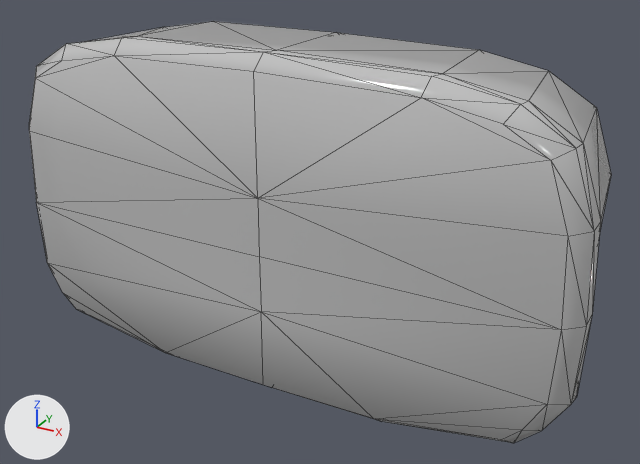
The FBX model Assets/FBX-Exports/Me_Prop-Bag.fbx: old version first, new version second.
One viewpoint serves both versions: a 50 mm camera at (0.824, -1.241, 0.695) aimed at (0.021, 0.22, -0.035). Arrows for +X, +Y and +Z are at lower left; the lights stay in place. Mesh edges are drawn as thin lines. Where no turn or scale is listed for an object, it has been applied to the vertices.

In view in the first picture: 'Me_Prop-Bag'.
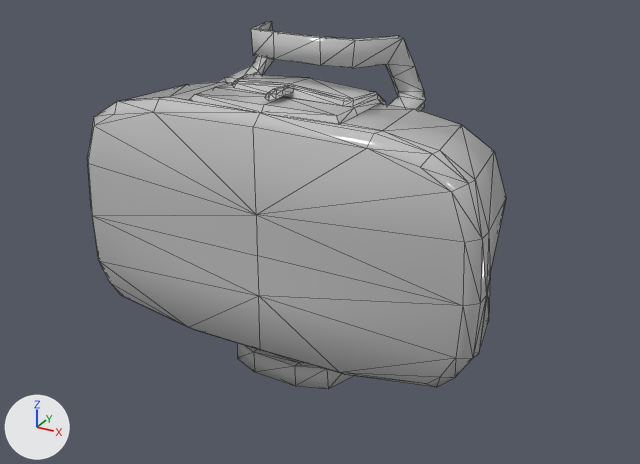
Where the change shows, as pixel boxes [x1, y1, x2, y2] in the pictures (640 x 464 px; the box of a moved part takes in the faces that stretch with it):
'Me_Prop-Bag', reshaped (28% narrower, 13% shorter)
    before: [29, 21, 611, 443]
    after: [87, 22, 506, 389]
part 1 of me_mesh, moved or reshaped
    before: [29, 21, 611, 443]
    after: [87, 82, 506, 387]
part 2 of me_mesh, added
    after: [189, 22, 425, 389]

The change in detail:
me_mesh is used by ob_me_prop_bag; location (0.0, 0.0, 0.0).
me_mesh had 212 vertices, 400 faces and spanned x -0.573..0.603, y 0.0..0.488, z -0.303..0.37.
me_mesh now has 494 vertices, 848 faces and spans x -0.428..0.432, y 0.0..0.36, z -0.332..0.374.
me_mesh part 1: the loose piece of 203 vertices spanning x -0.573..0.603, y 0.0..0.488, z -0.303..0.37 is scaled about the mesh origin by 0.716.
Part 2, on me_mesh:
282 vertices are added at x -0.428..0.393, y 0.045..0.36, z -0.332..0.374.
448 new faces join them.
